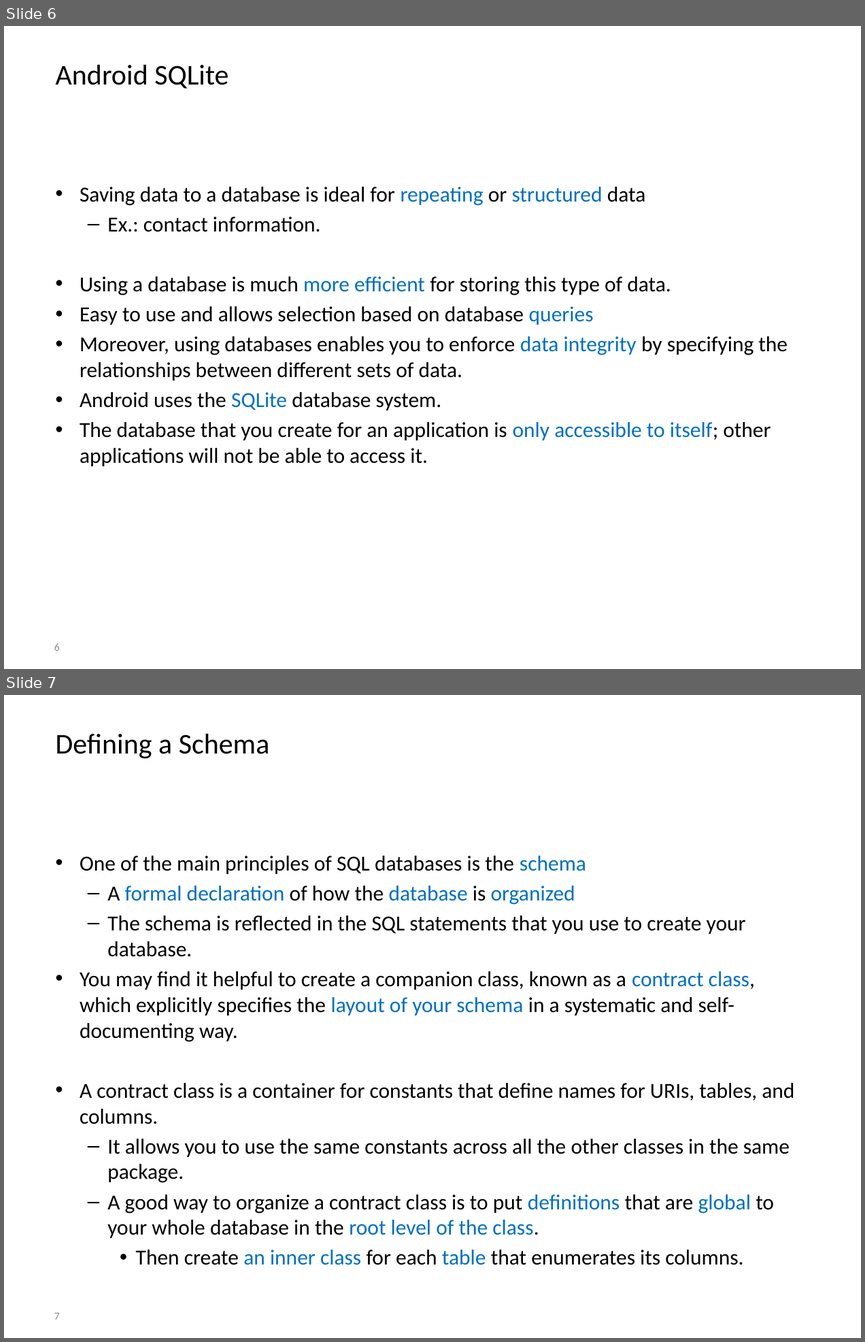
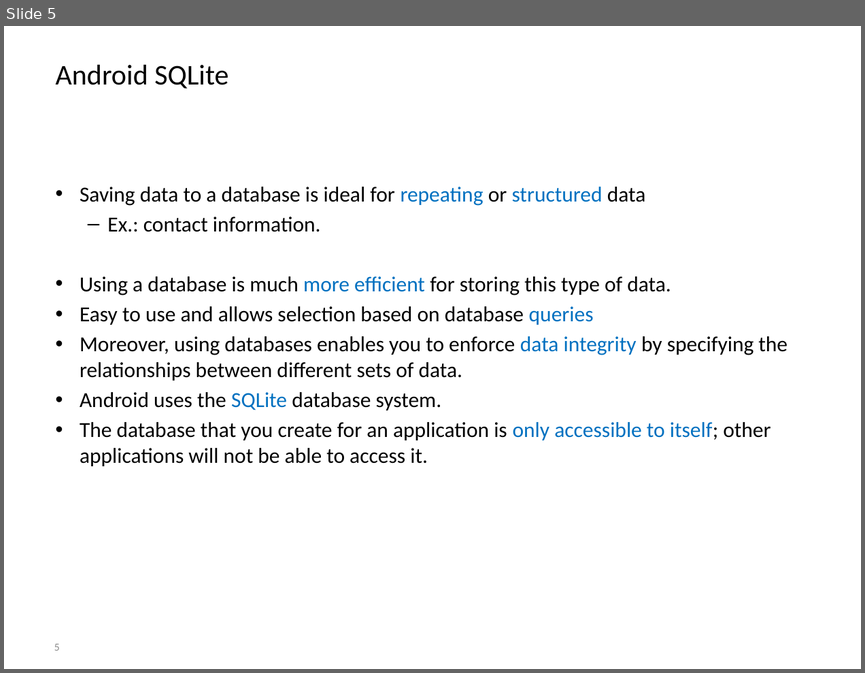
Before and after one commit to BioBoost/android_development_course, a slide deck: slides/chapter6_data_persistence.pptx. Shown one above the other, each under a label of ours: slides 6 and 7 before the commit, slide 5 after it. The pictures are 865x1342 and 865x673 pixels, drawn with LibreOffice and Linux fonts; fonts in the diff are those of the drawing; background and template pictures are left out. Boxes give left, top, right and bottom in pixels: in the first picture for what was removed or moved away, otherwise in the second. Text is boxed around its words. In the diff, an @@ line names an element or a change of style, - is before the commit and + after.

```diff
--- a/slides/chapter6_data_persistence.pptx
+++ b/slides/chapter6_data_persistence.pptx
@@ slide 7 removed at [4,695,861,1338], background picture (left out) @@
@@ title removed at [56,733,270,759] @@
-Defining a Schema
@@ text removed at [79,855,794,1265] @@
-• One of the main principles of SQL databases is the schema
-  – A formal declaration of how the database is organized
-  – The schema is reflected in the SQL statements that you use to create your database.
-• You may find it helpful to create a companion class, known as a contract class, which explicitly specifies the layout of your schema in a systematic and self-documenting way.
-• A contract class is a container for constants that define names for URIs, tables, and columns.
-  – It allows you to use the same constants across all the other classes in the same package.
-  – A good way to organize a contract class is to put definitions that are global to your whole database in the root level of the class.
-    • Then create an inner class for each table that enumerates its columns.
@@ page number removed at [54,1312,60,1319] @@
-7
@@ what was slide 6 is now slide 5 @@
@@ page number at [54,643,60,650]: text changed @@
-6
+5
```
Also in this commit, not shown: 3 slides changed, 9 slides added, 19 other slides removed, 42 other files.
